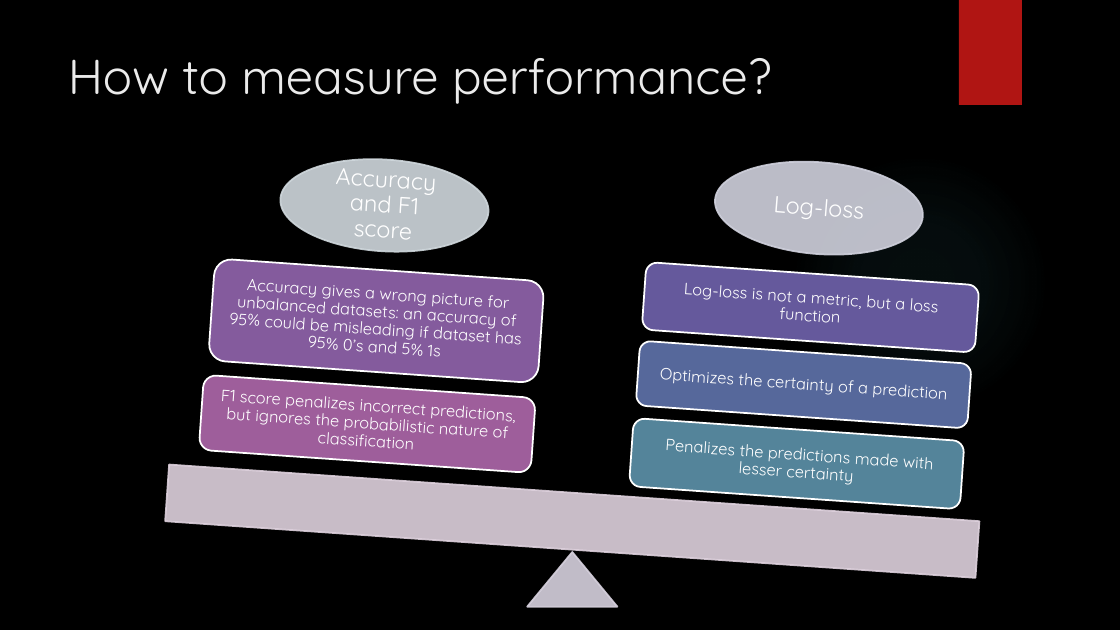
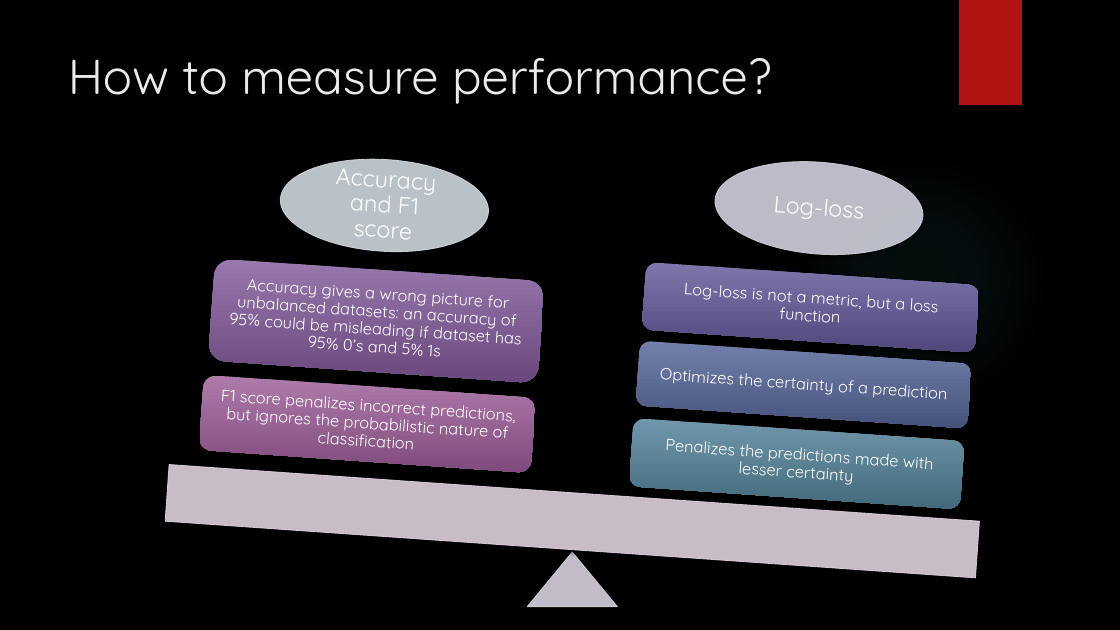
Before and after one commit to mohannishant6/MSc-Thesis, a slide deck: slide 9 of GBDT.pptx. Drawn at 1120x630 pixels with LibreOffice and Linux fonts; fonts in the diff are those of the drawing; background and template pictures are left out. Boxes give left, top, right and bottom in pixels: in the first picture for what was removed or moved away, otherwise in the second. Text is boxed around its words. In the diff, an @@ line names an element or a change of style, - is before the commit and + after.

```diff
--- a/GBDT.pptx
+++ b/GBDT.pptx
@@ rounded rectangle at <box>209,258,545,384</box>: fill #845B9D to gradient #9979AE to #6A497E; outline #FFFFFF 1.5 pt to none; shadow on @@
@@ rounded rectangle at <box>642,262,979,353</box>: fill #65599C to gradient #8077AC to #51477D; outline #FFFFFF 1.5 pt to none; shadow on @@
@@ rounded rectangle at <box>636,341,972,428</box>: fill #56689B to gradient #7481AC to #45537C; outline #FFFFFF 1.5 pt to none; shadow on @@
@@ rounded rectangle at <box>199,375,536,473</box>: fill #9E5E9B to gradient #AF7CAC to #7F4B7C; outline #FFFFFF 1.5 pt to none; shadow on @@
@@ rounded rectangle at <box>629,418,965,509</box>: fill #54849A to gradient #7198AB to #436A7C; outline #FFFFFF 1.5 pt to none; shadow on @@
@@ rectangle at <box>165,465,980,579</box>: outline #DFD2DE 1.5 pt to #DFD2DE 0.75 pt; shadow on @@
@@ triangle at <box>528,552,618,607</box>: outline #D8D2DE 1.5 pt to #D8D2DE 0.75 pt; shadow on @@
```
Also in this commit, not shown: 2 slides added, 1 slide removed, 3 other files.
